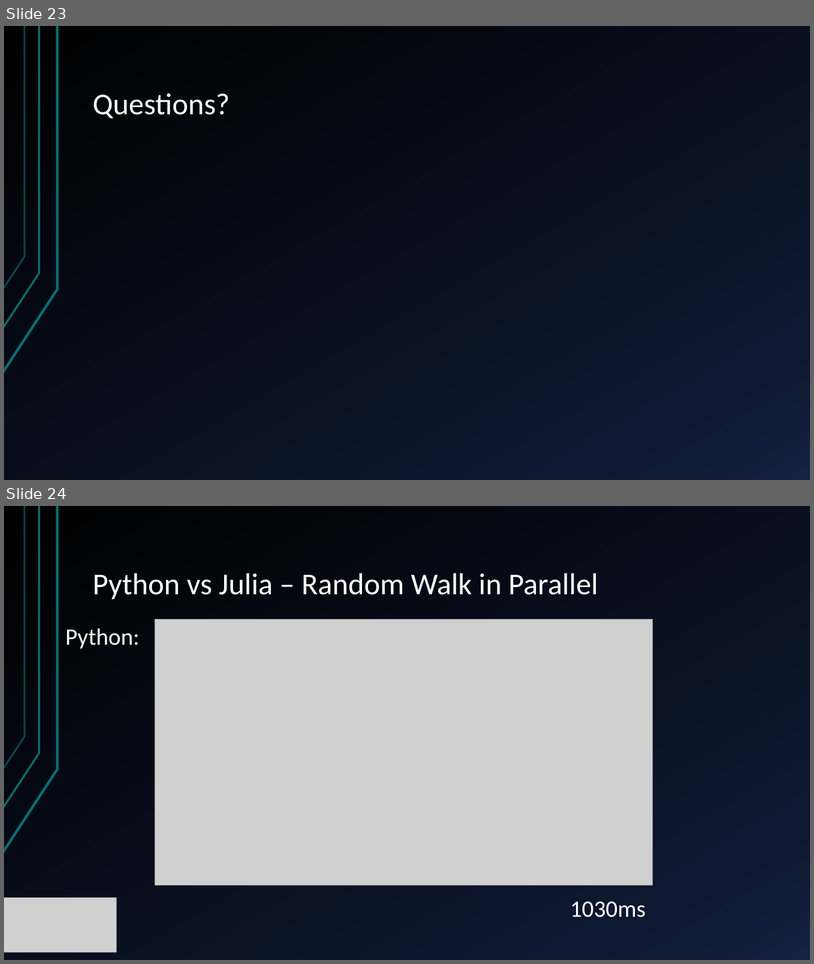
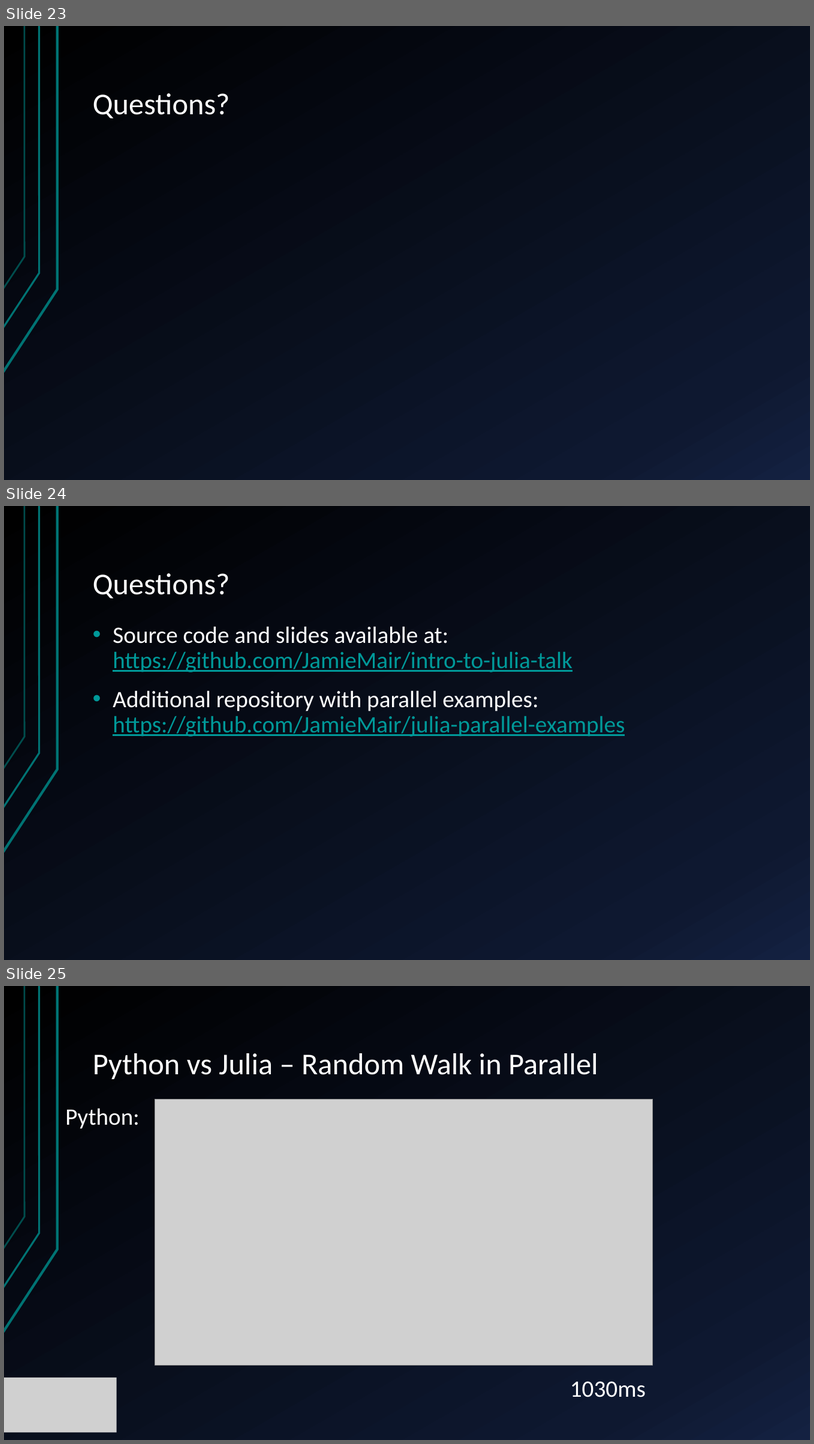
Before and after one commit to JamieMair/intro-to-julia-talk, a slide deck: Introduction to Julia.pptx. Shown one above the other, each under a label of ours: slides 23 and 24 before the commit, slides 23, 24 and 25 after it. The pictures are 814x964 and 814x1444 pixels, drawn with LibreOffice and Linux fonts; fonts in the diff are those of the drawing; grey boxes stand for pictures. Boxes give left, top, right and bottom in pixels: in the first picture for what was removed or moved away, otherwise in the second. Text is boxed around its words. In the diff, an @@ line names an element or a change of style, - is before the commit and + after.

```diff
--- a/Introduction to Julia.pptx
+++ b/Introduction to Julia.pptx
@@ slide 24 added at [4,506,810,960], background gradient #000000 to #0F1931 to #142242; not listed: 3 template elements that a slide beside it also shows @@
@@ title added at [93,573,230,598], 36 pt, text #FFFFFF @@
+Questions?
@@ text added at [113,626,625,736], 28 pt, text #009999, underline @@
+• Source code and slides available at:
+  https://github.com/JamieMair/intro-to-julia-talk
+• Additional repository with parallel examples:
+  https://github.com/JamieMair/julia-parallel-examples
@@ what was slide 24 is now slide 25 @@
```
Also in this commit, not shown: 2 slides changed.
